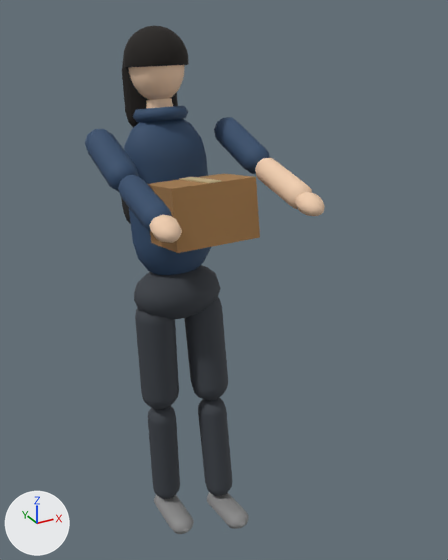
One commit to the glTF model city-hold/public/models/placeholder/char_runner.glb: the scene before it, then after it.
One viewpoint serves both versions: a camera (50 mm lens) standing at (-0.839, -1.873, 1.836) and looking at (0.088, -0.187, 0.994). Every picture has the same lights, and +X, +Y and +Z are marked at lower left. The first picture is the older version. Both versions are drawn at frame 4 of the action 'held'; the numbers are the values there.
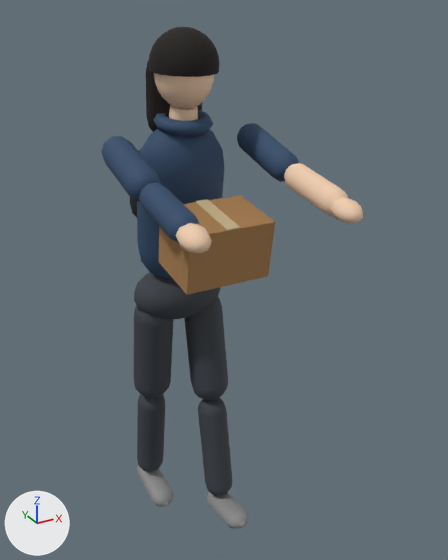
Not drawn themselves, but carrying or shaping drawn objects: ob_legl, ob_torso, ob_head, ob_arml, ob_armr.

What differs and where, as boxes [x1, y1, x2, y2] in the pictures (448 x 560 px):
'Mesh_15', turned: before [148, 174, 260, 253]; after [159, 195, 275, 295]
'Mesh_4', turned: before [124, 119, 211, 275]; after [137, 129, 224, 279]
'Mesh_9', turned: before [123, 25, 189, 67]; after [148, 27, 220, 77]
'Mesh_1', turned: before [135, 308, 179, 409]; after [134, 306, 173, 398]
'Mesh_2', turned: before [148, 406, 180, 499]; after [137, 394, 165, 472]
'Mesh_11', turned: before [85, 129, 139, 192]; after [101, 136, 160, 202]
'Mesh_11.001', turned: before [214, 117, 270, 174]; after [237, 123, 298, 182]
'Mesh_12', turned: before [118, 175, 172, 232]; after [139, 182, 199, 244]
'Mesh_14', turned: before [255, 158, 312, 209]; after [284, 163, 348, 217]
'Mesh_8', turned: before [128, 65, 185, 100]; after [154, 73, 214, 109]
'Mesh_3', turned: before [154, 495, 194, 534]; after [137, 465, 174, 507]
'Mesh_10', turned: before [122, 63, 178, 128]; after [146, 60, 202, 132]
'Mesh_7', turned: before [133, 106, 188, 122]; after [153, 110, 213, 136]
'Mesh_13', turned: before [149, 215, 182, 243]; after [175, 223, 212, 253]
'Mesh_13.001', turned: before [295, 192, 325, 216]; after [330, 197, 363, 224]
'Mesh_16', turned: before [179, 177, 221, 183]; after [195, 199, 240, 231]
'Mesh_6', turned: before [146, 98, 173, 109]; after [169, 105, 198, 121]
'Mesh_5', turned (mostly hidden): before [121, 198, 131, 224]; after [130, 149, 141, 217]

The change in detail:
Object 'legL' (ob_legl) turns from (-2.5, 0, 0) to (9.5, 0, 0) degrees about x, y and z.
Object 'torso' (ob_torso) turns from (-9.5, 0, 0) to (8.6, 0, 0) degrees about x, y and z.
Object 'head' (ob_head) turns from (4.8, 0, 0) to (-4.3, 0, 0) degrees about x, y and z.
Object 'armL' (ob_arml) turns from (-62, 0, 0) to (-83, 0, 0) degrees about x, y and z.
Object 'armR' (ob_armr) turns from (-62, 0, 0) to (-83, 0, 0) degrees about x, y and z.
